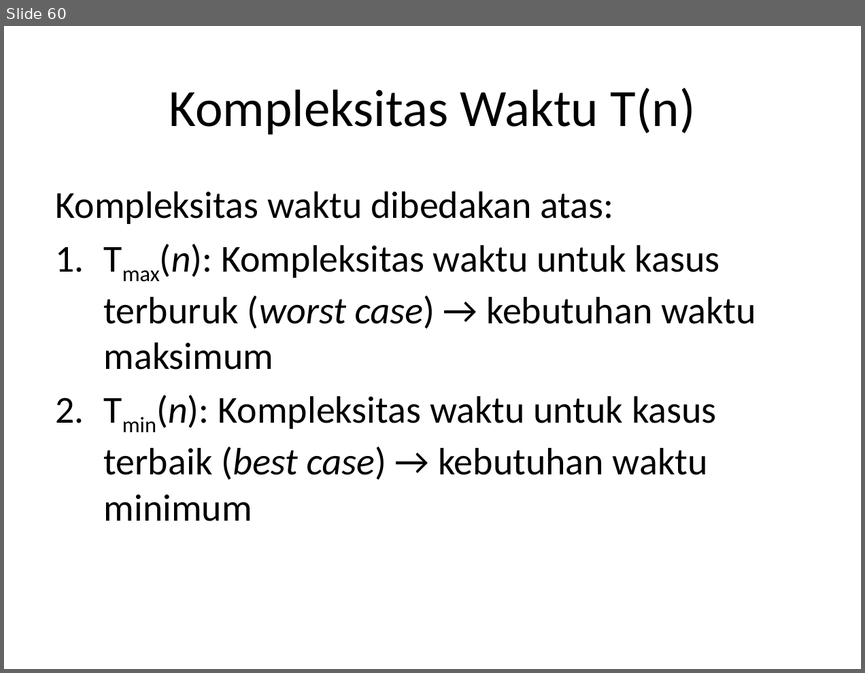
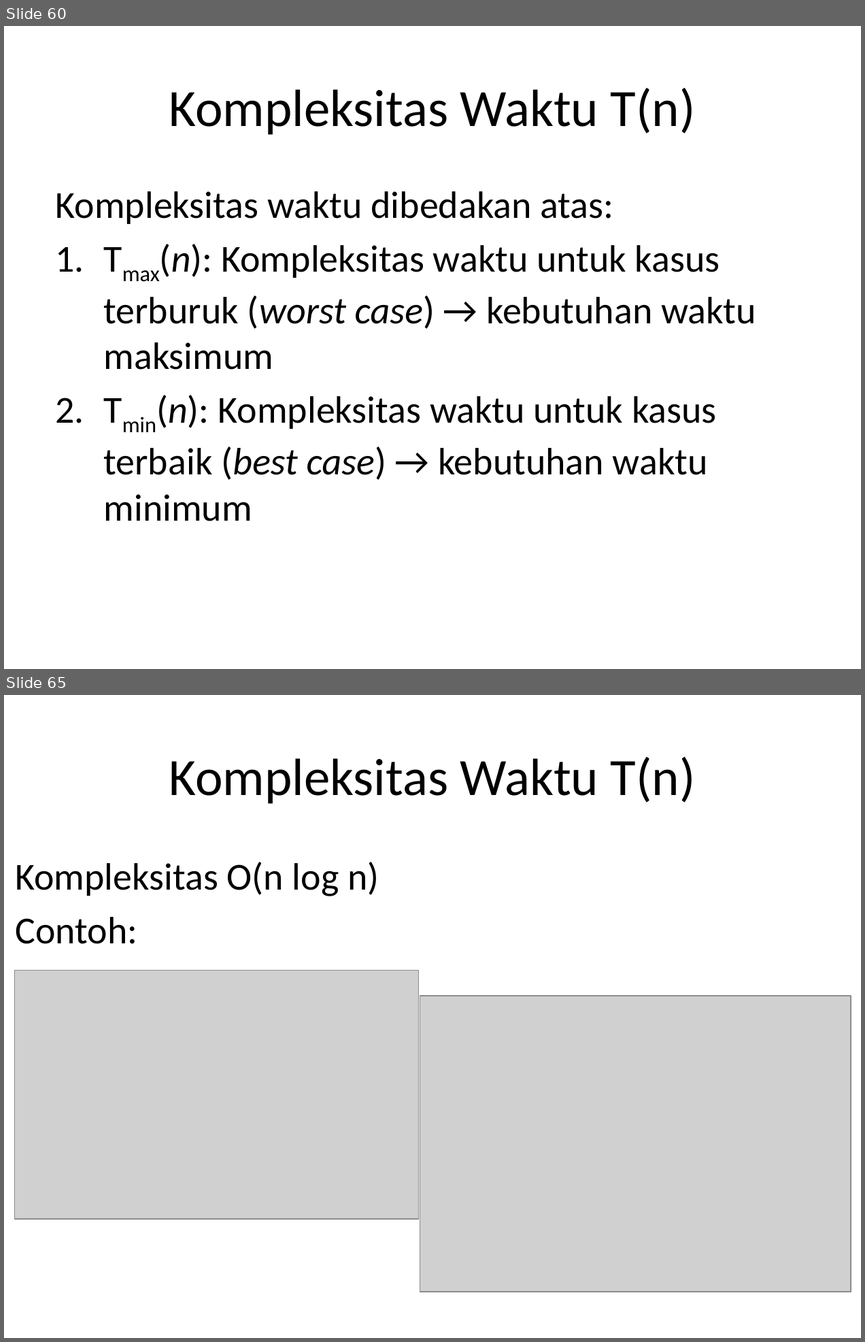
Before and after one commit to auliyanurul/kuliah, a slide deck: Algoritma dan Struktur Data.pptx. Shown one above the other, each under a label of ours: slide 60 before the commit, slides 60 and 65 after it; the slides between them are not shown. The pictures are 865x673 and 865x1342 pixels, drawn with LibreOffice and Linux fonts; fonts in the diff are those of the drawing; grey boxes stand for pictures. Boxes give left, top, right and bottom in pixels: in the first picture for what was removed or moved away, otherwise in the second. Text is boxed around its words. In the diff, an @@ line names an element or a change of style, - is before the commit and + after.

```diff
--- a/Algoritma dan Struktur Data.pptx
+++ b/Algoritma dan Struktur Data.pptx
@@ slide 65 added at [4, 695, 861, 1338], background #FFFFFF @@
@@ title added at [169, 757, 696, 804], 44 pt, text #000000 @@
+Kompleksitas Waktu T(n)
@@ text added at [15, 862, 379, 944], 32 pt, text #000000 @@
+Kompleksitas O(n log n)
+Contoh:
@@ picture added at [14, 970, 418, 1219] @@
@@ picture added at [419, 996, 851, 1291] @@
```
Also in this commit, not shown: 1 slide changed, 11 other slides added.
